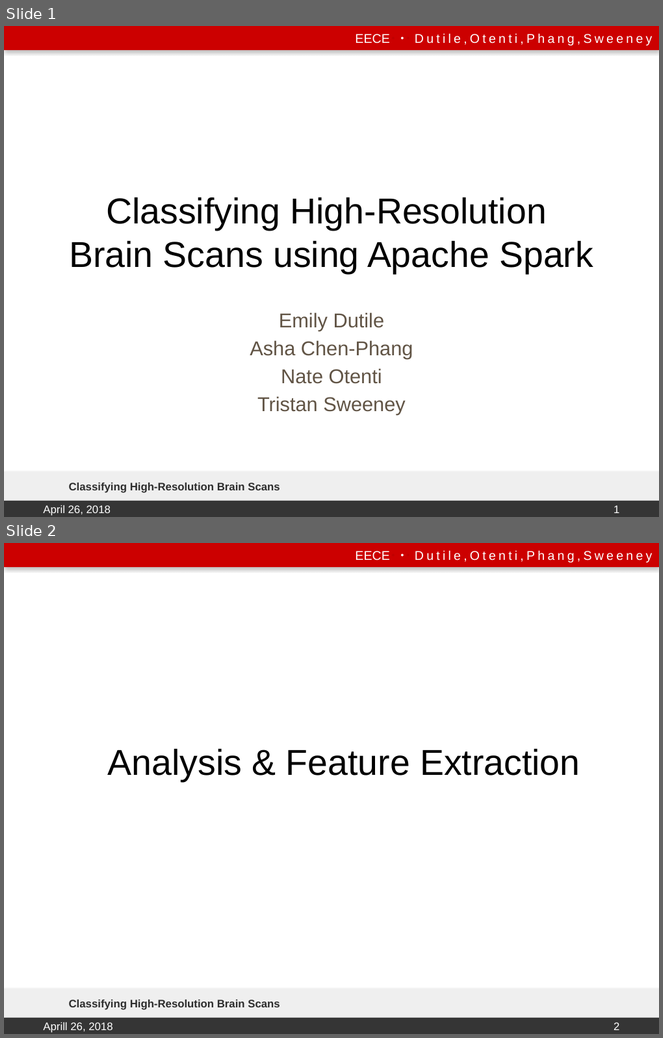
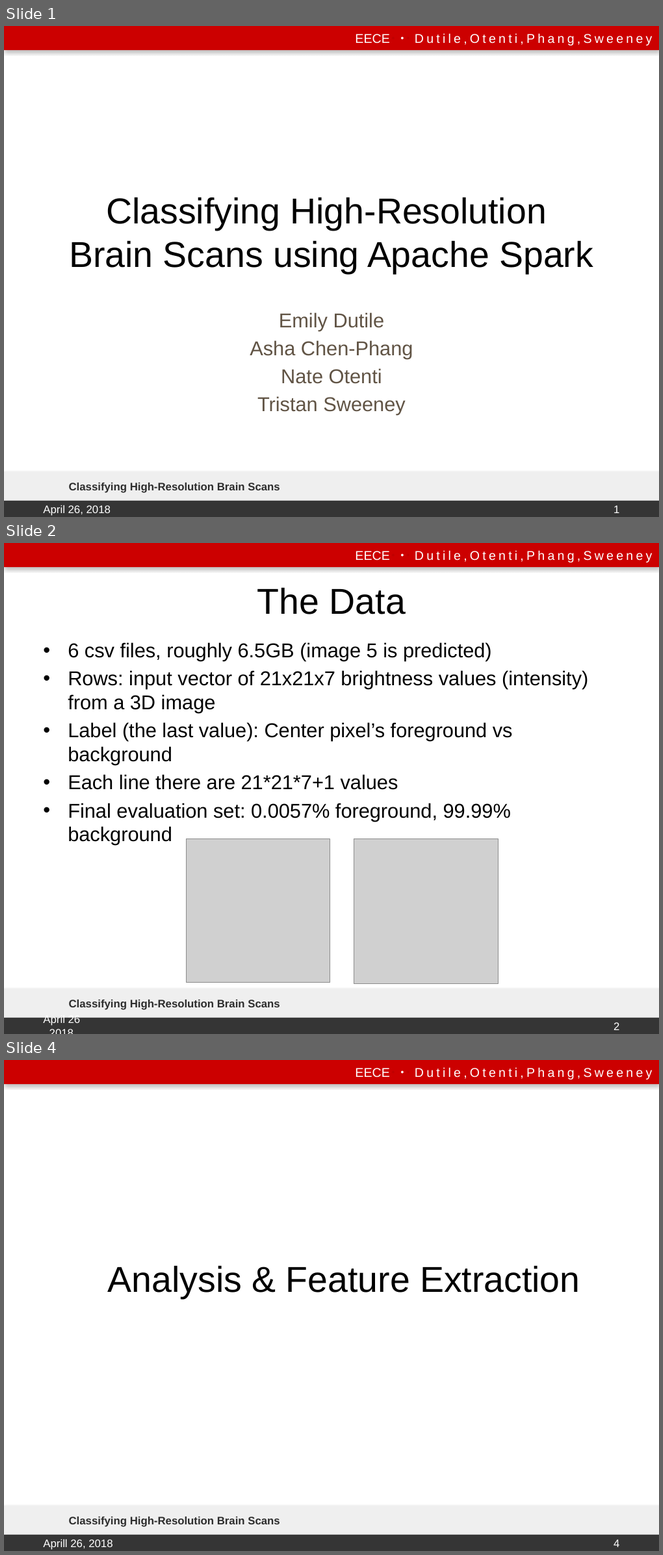
Before and after one commit to emily-jean/ml-brains, a slide deck: presentation/DutileOtentiPhangSweeney.pptx. Shown one above the other, each under a label of ours: slides 1 and 2 before the commit, slides 1, 2 and 4 after it; the slides between them are not shown. The pictures are 663x1038 and 663x1555 pixels, drawn with LibreOffice and Linux fonts; fonts in the diff are those of the drawing; grey boxes stand for pictures; background and template pictures are left out. Boxes give left, top, right and bottom in pixels: in the first picture for what was removed or moved away, otherwise in the second. Text is boxed around its words. In the diff, an @@ line names an element or a change of style, - is before the commit and + after.

```diff
--- a/presentation/DutileOtentiPhangSweeney.pptx
+++ b/presentation/DutileOtentiPhangSweeney.pptx
@@ slide 2 added at [4, 543, 659, 1034], background #FFFFFF; not listed: 4 template elements that a slide beside it also shows @@
@@ title added at [258, 587, 406, 615], 39.6 pt, text #000000 @@
+The Data
@@ text added at [68, 642, 588, 845], 22 pt, text #000000 @@
+• 6 csv files, roughly 6.5GB (image 5 is predicted)
+• Rows: input vector of 21x21x7 brightness values (intensity) from a 3D image
+• Label (the last value): Center pixel’s foreground vs background
+• Each line there are 21*21*7+1 values
+• Final evaluation set: 0.0057% foreground, 99.99% background
@@ picture added at [187, 839, 330, 982] @@
@@ picture added at [354, 839, 498, 984] @@
@@ text added at [69, 1000, 280, 1010], 12 pt, text #2D2D2D, bold @@
+Classifying High-Resolution Brain Scans
@@ text added at [43, 1015, 81, 1027], 12 pt, text #FFFFFF @@
+April 26
+, 2018
@@ page number added at [614, 1023, 620, 1031], 12 pt, text #FFFFFF @@
+2
@@ what was slide 2 is now slide 4 @@
@@ page number at [614, 1540, 620, 1548]: text changed @@
-2
+4
```
Also in this commit, not shown: 9 slides changed, 2 other files.
